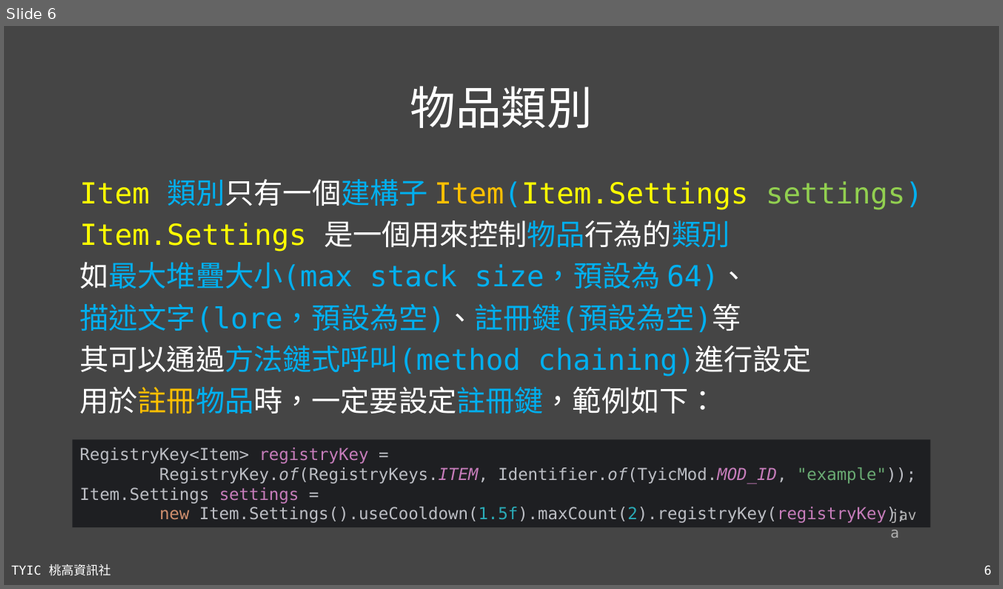
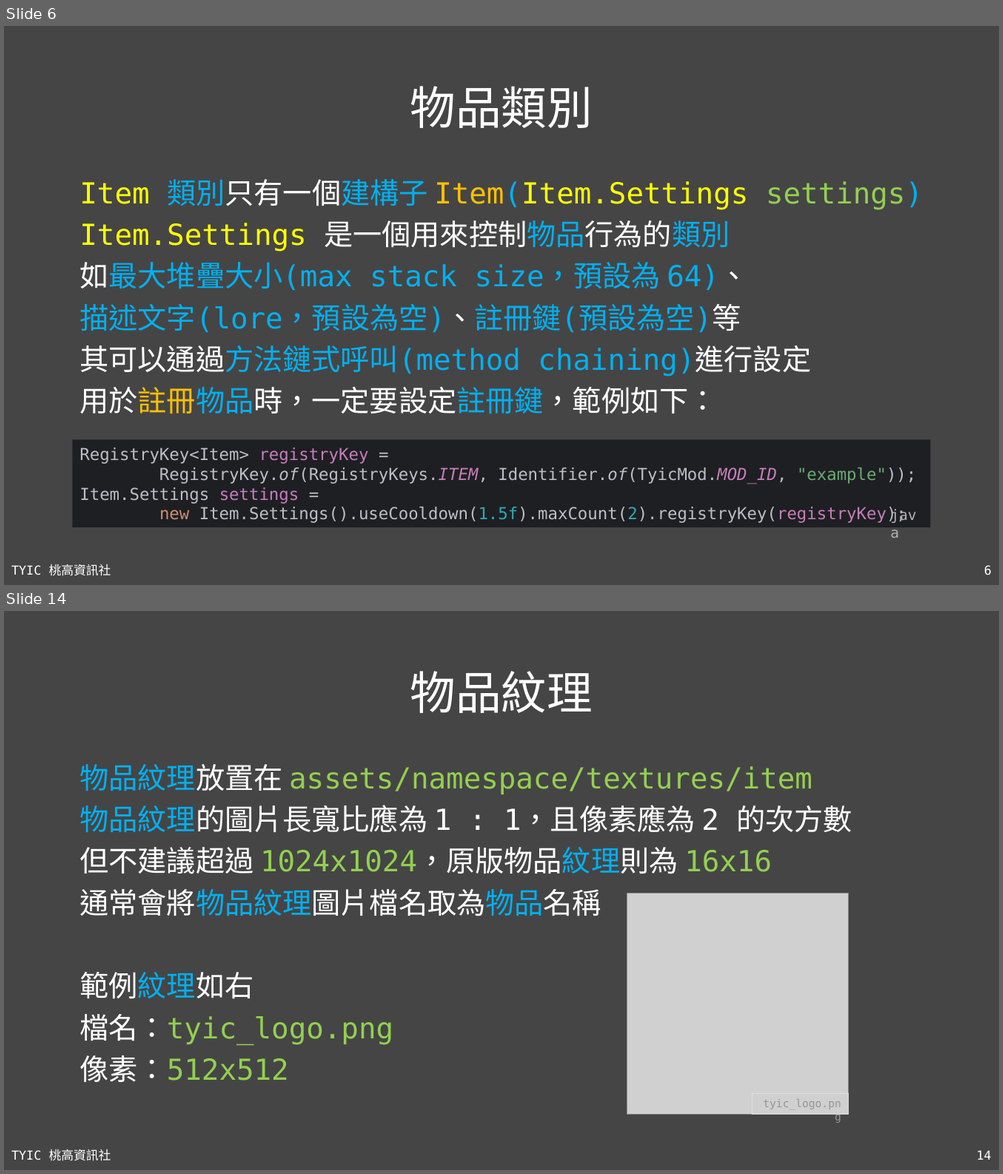
Before and after one commit to TYSHIC/slides, a slide deck: ppt/51_Java 專案：物品.pptx. Shown one above the other, each under a label of ours: slide 6 before the commit, slides 6 and 14 after it; the slides between them are not shown. The pictures are 1003x589 and 1003x1174 pixels, drawn with LibreOffice and Linux fonts; fonts in the diff are those of the drawing; grey boxes stand for pictures. Boxes give left, top, right and bottom in pixels: in the first picture for what was removed or moved away, otherwise in the second. Text is boxed around its words. In the diff, an @@ line names an element or a change of style, - is before the commit and + after.

```diff
--- a/ppt/51_Java 專案：物品.pptx
+++ b/ppt/51_Java 專案：物品.pptx
@@ slide 14 added at bbox=[4, 611, 999, 1170], background #454545; not listed: 2 template elements that a slide beside it also shows @@
@@ title added at bbox=[410, 671, 592, 713], 44 pt, text #FFFFFF @@
+物品紋理
@@ text added at bbox=[79, 764, 853, 1082], 28 pt, text #92D050 @@
+物品紋理放置在 assets/namespace/textures/item
+物品紋理的圖片長寬比應為 1 : 1，且像素應為 2 的次方數
+但不建議超過 1024x1024，原版物品紋理則為 16x16
+通常會將物品紋理圖片檔名取為物品名稱
+範例紋理如右
+檔名：tyic_logo.png
+像素：512x512
@@ picture added at bbox=[627, 894, 848, 1116] @@
@@ rectangle added at bbox=[751, 1093, 848, 1116], outline #DDDDDD 0.75 pt, 10.5 pt, text #969696 @@
+tyic_logo.png
```
Also in this commit, not shown: 3 slides changed, 18 other slides added, 16 other files.
